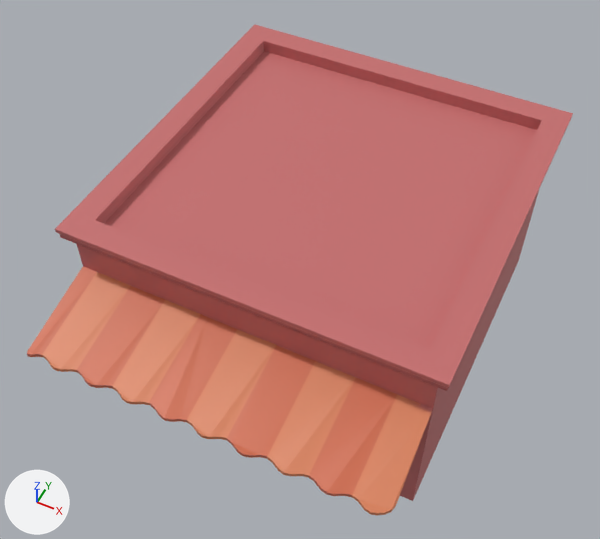
Two versions of the Blender file models/fashionHouse.blend, one commit apart.
Both versions are drawn from a 50 mm lens placed at (8.13, -12.95, 20.13), pointed at (1.4, 0.5, 3.32). The lights are fixed; the arrows at lower left show +X, +Y and +Z. The picture after the commit comes second.

The first picture shows 'house', 'roof'.
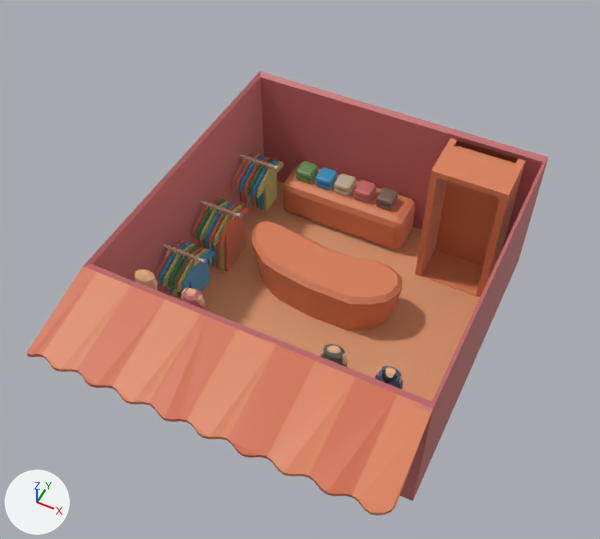
What differs and where, as boxes (x1, y1, x2, y2) in the pictures (600 x 539 px; the box of a moved part takes in the faces that stretch with it):
'roof', hidden (pink): before (55, 24, 573, 408)
'Cube', added (orange): after (415, 138, 525, 297)
'table', added (brown): after (283, 161, 415, 249)
'racks', added: after (155, 153, 284, 297)
'manequins', added (mostly hidden): after (134, 269, 403, 389)
part 1 of me_plane, moved or reshaped (not visible before): after (171, 181, 480, 401)
part 2 of me_plane, recoloured: after (93, 77, 543, 296)

Patch to the scene script:
```diff
--- a/models/fashionHouse.blend.py
+++ b/models/fashionHouse.blend.py
@@ img_enriqueztablecolor @@
+img_enriqueztablecolor = load_image('enriquezTableColor', 'enriquezTableColor.png', 1024, 1024, 'sRGB')
@@ img_enriquezracksbasecolor @@
+img_enriquezracksbasecolor = load_image('enriquezRacksBaseColor', 'enriquezRacksBaseColor.png', 1024, 1024, 'sRGB')
@@ img_enriquezmannequincolor @@
+img_enriquezmannequincolor = load_image('enriquezMannequinColor', 'enriquezMannequinColor.png', 1024, 1024, 'sRGB')
@@ mat_material_006 @@
+mat_material_006 = principled_material('Material.006')
+mat_material_006.base_color = (0.701, 0.22, 0.102)  # orange #da815a
@@ mat_material_005 @@
+mat_material_005 = principled_material('Material.005')
+mat_material_005.texture = img_enriqueztablecolor
@@ mat_material_004 @@
+mat_material_004 = principled_material('Material.004')
+mat_material_004.texture = img_enriquezracksbasecolor
@@ mat_material @@
+mat_material = principled_material('Material')
+mat_material.texture = img_enriquezmannequincolor
@@ me_plane @@
 me_plane.from_pydata(...)  # 349 vertices, 261 faces; spans x -0.54..1.17, y -1.0..1.16, z 0.06..0.86
 # used by ob_house; location = (0.0, 0.0, 0.0); scale = (5.46, 5.46, 5.46)
+# me_plane part 1: all 72 vertices in x -0.1..0.82, y 0.37..0.73, z 0.08..0.37 are moved by (-0.13, -0.16, 0.0)
+# me_plane part 2: all 3 faces centred in x -0.52..1.14, y 0.32..1.13, z 0.46 switch from mat_material_001 (picture img_housebasecolor) to mat_material_003 (pink #c66e6e)
@@ me_cube_001 @@
+me_cube_001.from_pydata(...)  # 28 vertices, 26 faces; spans x -1.11..1.11, y -0.79..0.79, z -2.16..2.16
+me_cube_001.materials.append(mat_material_006)  # orange #da815a
@@ me_cube @@
+me_cube.from_pydata(...)  # 581 vertices, 524 faces; spans x -2.15..2.15, y -0.68..0.68, z -0.68..1.08
+me_cube.materials.append(mat_material_005)  # picture img_enriqueztablecolor
@@ me_cylinder_001 @@
+me_cylinder_001.from_pydata(...)  # 1053 vertices, 1002 faces; spans x -0.88..5.38, y -2.0..0.07, z -0.49..0.89
+me_cylinder_001.materials.append(mat_material_004)  # picture img_enriquezracksbasecolor
@@ me_cylinder @@
+me_cylinder.from_pydata(...)  # 1008 vertices, 916 faces; spans x -0.34..7.49, y -0.52..0.52, z -0.23..2.22
+me_cylinder.materials.append(mat_material)  # picture img_enriquezmannequincolor
@@ ob_roof @@
 ob_roof.scale = (5.46, 5.46, 5.46)
+ob_roof.hide_set(True)
@@ ob_cube @@
+ob_cube = bpy.data.objects.new('Cube', me_cube_001)
+ob_cube.location = (4.7, 5.02, 2.61)
@@ ob_table @@
+ob_table = bpy.data.objects.new('table', me_cube)
+ob_table.location = (0.67, 5.47, 1.13)
@@ ob_racks @@
+ob_racks = bpy.data.objects.new('racks', me_cylinder_001)
+ob_racks.location = (-2.34, 0.15, 2.59)
+ob_racks.rotation_euler = (1.571, 0.0, 1.571)  # degrees (90, 0, 90)
@@ ob_manequins @@
+ob_manequins = bpy.data.objects.new('manequins', me_cylinder)
+ob_manequins.location = (-2.0, -1.83, 1.62)
```
